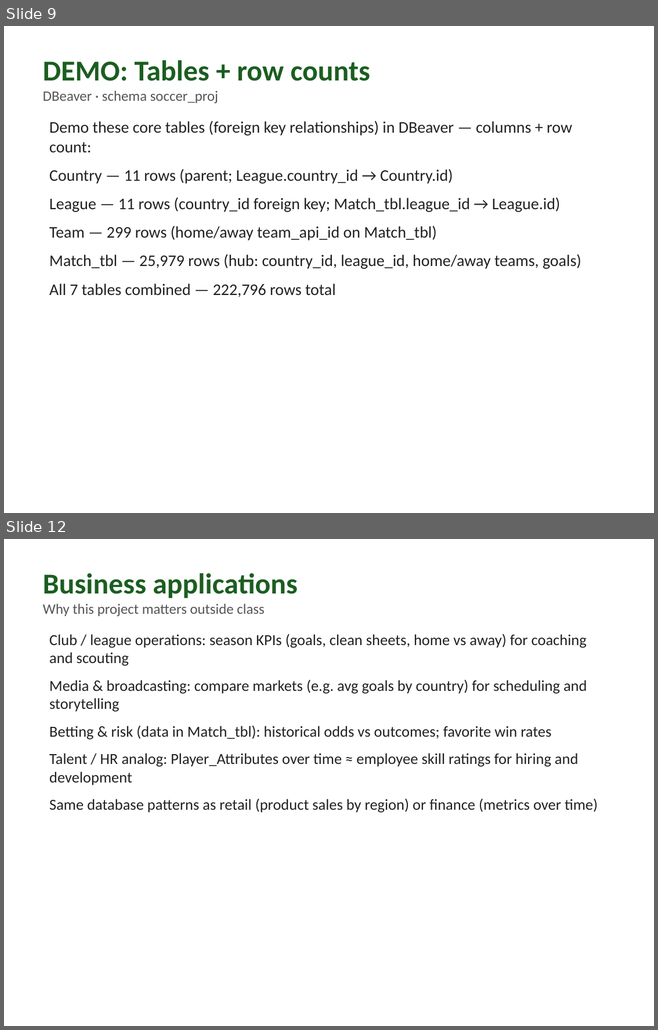
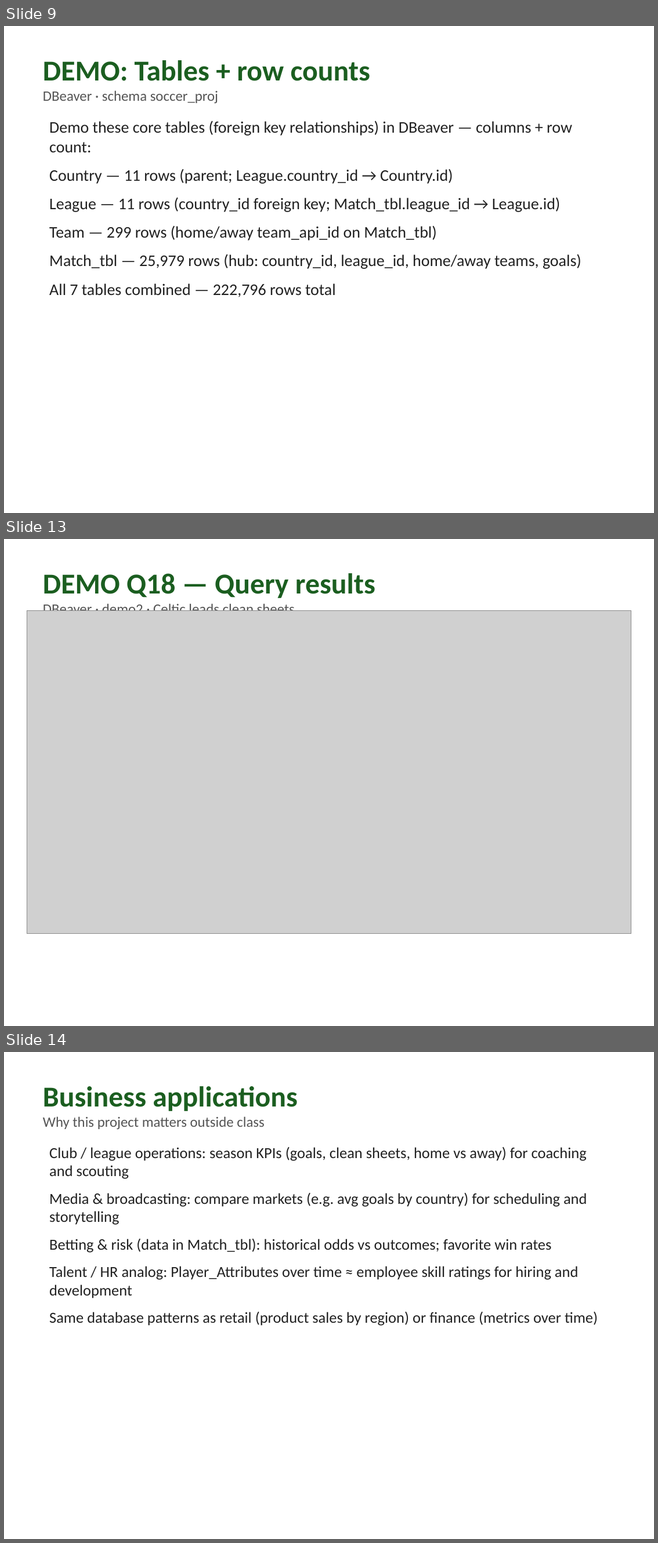
Before and after one commit to emmarthur/database-arthur-emmanart, a slide deck: FinalProject/Deliverable4_Presentation-emmanart.pptx. Shown one above the other, each under a label of ours: slides 9 and 12 before the commit, slides 9, 13 and 14 after it; the slides between them are not shown. The pictures are 658x1030 and 658x1543 pixels, drawn with LibreOffice and Linux fonts; fonts in the diff are those of the drawing; grey boxes stand for pictures. Boxes give left, top, right and bottom in pixels: in the first picture for what was removed or moved away, otherwise in the second. Text is boxed around its words. In the diff, an @@ line names an element or a change of style, - is before the commit and + after.

```diff
--- a/FinalProject/Deliverable4_Presentation-emmanart.pptx
+++ b/FinalProject/Deliverable4_Presentation-emmanart.pptx
@@ slide 13 added at (x1=4, y1=539, x2=654, y2=1026), background #FFFFFF @@
@@ text added at (x1=43, y1=573, x2=375, y2=611), 16 pt, text #555555 @@
+DEMO Q18 — Query results
+DBeaver · demo2 · Celtic leads clean sheets
@@ picture added at (x1=27, y1=610, x2=631, y2=934) @@
@@ what was slide 12 is now slide 14 @@
```
Also in this commit, not shown: 3 other slides added, 2 slides removed, 10 other files.
